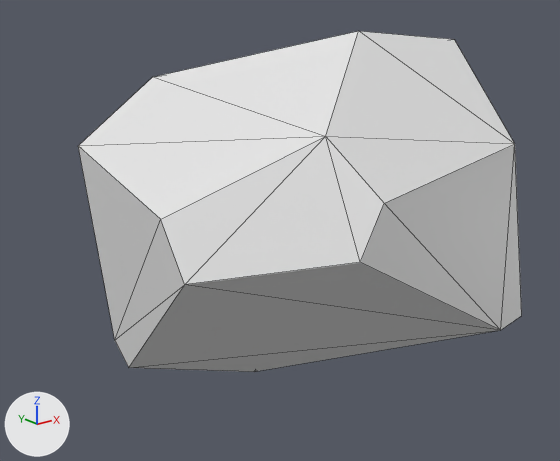
An edit to the OBJ model assets/pieces/daikon_train/daikon_0045.obj, drawn before and after from the same camera.
The view is the same before and after, from a camera (50 mm lens) standing at (-0.0322, -0.0368, 0.0141) and looking at (-0.0026, 0.0002, -0.0007). Arrows for +X, +Y and +Z are at lower left; the lights stay in place. The first picture is the older version. Mesh edges are drawn as thin lines. Where no turn or scale is listed for an object, it has been applied to the vertices.

Before the edit, the objects in view are built like this:
```python
me_daikon_0045 = bpy.data.meshes.new('daikon_0045')
me_daikon_0045.from_pydata(...)  # 20 vertices, 36 faces; spans x -0.014..0.0145, y -0.0131..0.009, z -0.0117..0.0118
ob_daikon_0045 = bpy.data.objects.new('daikon_0045', me_daikon_0045)
ob_daikon_0045.location = (0.0, 0.0, 0.0)
```
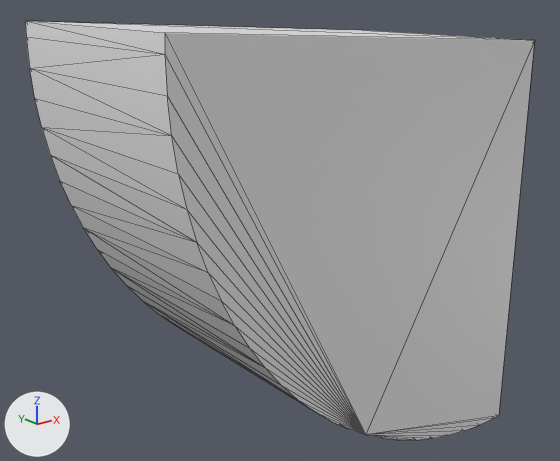
Pixel boxes (x1, y1, x2, y2) of what changed, in the pictures (560 x 461 px):
'daikon_0045', reshaped (15% wider, 23% taller)
    before: (78, 31, 522, 372)
    after: (25, 21, 535, 440)

The change, as a diff of the scene's bpy script:
```diff
--- a/assets/pieces/daikon_train/daikon_0045.obj.py
+++ b/assets/pieces/daikon_train/daikon_0045.obj.py
@@ me_daikon_0045 @@
 # used by ob_daikon_0045; location = (0.0, 0.0, 0.0)
-me_daikon_0045.from_pydata(...)  # 20 vertices, 36 faces; spans x -0.014..0.0145, y -0.0131..0.009, z -0.0117..0.0118
+me_daikon_0045.from_pydata(...)  # 56 vertices, 108 faces; spans x -0.0151..0.0115, y -0.0077..0.0077, z -0.0157..0.0123
+# me_daikon_0045 part 1: the whole mesh is rebuilt
```
